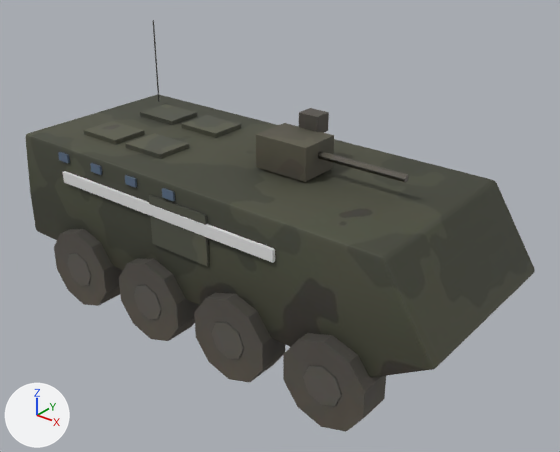
Two versions of the glTF model www/field/models/stryker.glb, one commit apart.
Both versions are drawn from a camera (50 mm lens) standing at (6.36, -7.5, 6.16) and looking at (0.33, 0.03, 1.49). Every picture has the same lights, and +X, +Y and +Z are marked at lower left. The first picture is the older version. Where no turn or scale is listed for an object, it has been applied to the vertices. Vertices at exactly the same position are counted once.

In view in the first picture: 'g_stryker_gun', 'g_stryker_hull', 'g_stryker_turret'.
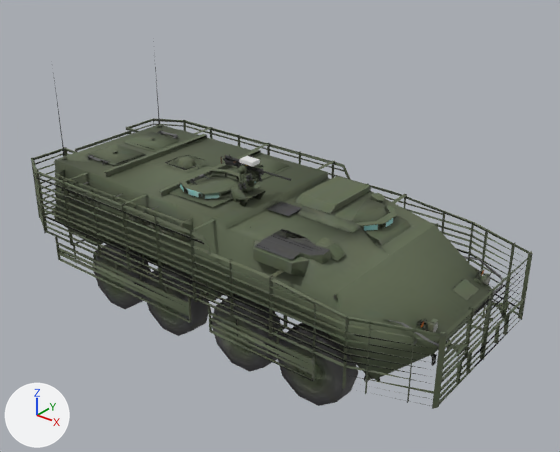
Boxes [x1, y1, x2, y2] around the edits, measured in the pictures (560 x 452 px):
'g_stryker_hull', reshaped (11% shorter)
    before: [25, 20, 535, 432]
    after: [31, 41, 533, 409]
'g_stryker_turret', reshaped, moved (10% narrower, 47% shorter)
    before: [256, 108, 334, 182]
    after: [221, 154, 291, 193]
'g_stryker_gun', deleted
    before: [318, 151, 409, 182]
part 1 of me_hull_095, rebuilt (14% narrower, 11% shorter)
    before: [25, 94, 535, 378]
    after: [55, 125, 491, 379]
part 2 of me_hull_095, rebuilt (21% narrower, 13% shorter)
    before: [194, 293, 285, 383]
    after: [212, 294, 284, 372]
part 3 of me_hull_095, rebuilt (18% narrower, 13% shorter)
    before: [119, 258, 200, 341]
    after: [143, 264, 209, 336]
part 4 of me_hull_095, deleted
    before: [58, 20, 241, 201]
part 5 of me_hull_095, cut back
    before: [54, 171, 386, 432]
    after: [31, 41, 533, 409]
part 6 of me_куб_5739, added
    after: [239, 156, 260, 167]
part 7 of me_куб_5739, cut back
    before: [256, 108, 334, 182]
    after: [221, 154, 291, 193]

Diff of the bpy script that builds the scene:
```diff
--- a/www/field/models/stryker.glb.py
+++ b/www/field/models/stryker.glb.py
@@ me_hull_095 @@
-me_hull_095.from_pydata(...)  # 524 vertices, 904 faces; spans x -3.5..3.48, y -1.53..1.53, z 0.0..3.75
-me_hull_095.materials.append(mat_g_g_stryker_hull_green)  # picture img_g_stryker_hull_green
-me_hull_095.materials.append(mat_accent)  # white #e7e7e7
+me_hull_095.from_pydata(...)  # 4613 vertices, 7856 faces; spans x -3.47..3.47, y -1.53..1.53, z 0.0..3.49
+# me_hull_095 part 1: the loose piece of 68 vertices spanning x -3.5..3.48, y -1.35..1.35, z 0.75..2.4 is rebuilt with 112 vertices and now spans x -3.11..3.19, y -1.32..1.27, z 0.61..1.98, in mat_g_g_stryker_hull_sf (picture img_g_stryker_hull_sf)
+# me_hull_095 part 2: the loose piece of 20 vertices spanning x 0.16..1.3, y -1.52..-1.07, z 0.0..1.2 is rebuilt with 77 vertices and now spans x 0.17..1.22, y -1.3..-0.94, z 0.0..1.01, in mat_g_g_stryker_hull_sf (picture img_g_stryker_hull_sf)
+# me_hull_095 part 3: the loose piece of 20 vertices spanning x -1.3..-0.16, y -1.52..-1.07, z 0.0..1.2 is rebuilt with 77 vertices and now spans x -1.15..-0.09, y -1.3..-0.94, z 0.0..1.01, in mat_g_g_stryker_hull_sf (picture img_g_stryker_hull_sf)
+# me_hull_095 part 4: 15 loose pieces with 136 vertices, spanning x -2.92..2.9, y -1.38..1.38, z 2.01..3.75, are deleted
+# me_hull_095 part 5: 260 vertices removed from x -2.77..2.77, y -1.53..1.53, z 0.0..2.15; 4271 vertices added at x -3.47..3.47, y -1.53..1.53, z 0.0..3.49
+# other edits to the shape of me_hull_095 do not show in these pictures
+me_hull_095.materials.append(mat_g_g_stryker_hull_sf)  # picture img_g_stryker_hull_sf
@@ me_куб_5739 @@
-me_куб_5739.from_pydata(...)  # 16 vertices, 24 faces; spans x -0.4..0.4, y -0.412..0.412, z 0.0..0.65
-me_куб_5739.materials.append(mat_g_g_stryker_turret_green)  # picture img_g_stryker_turret_green
+me_куб_5739.from_pydata(...)  # 1280 vertices, 2504 faces; spans x -0.457..0.687, y -0.229..0.229, z 0.0..0.45
+# me_куб_5739 part 6: a new loose piece, a box spanning x -0.097..0.123, y -0.082..0.066, z 0.4..0.45, in mat_accent (white #e7e7e7)
+# me_куб_5739 part 7: 16 vertices removed from x -0.4..0.4, y -0.412..0.412, z 0.0..0.65; 1272 vertices added at x -0.457..0.687, y -0.229..0.229, z 0.0..0.435
+me_куб_5739.materials.append(mat_g_g_stryker_turret_sf)  # picture img_g_stryker_turret_sf
+me_куб_5739.materials.append(mat_accent)  # white #e7e7e7
@@ ob_g_stryker_turret @@
 ob_g_stryker_turret = bpy.data.objects.new('g_stryker_turret', me_куб_5739)
-ob_g_stryker_turret.location = (0.6, 0.11, 2.43)
+ob_g_stryker_turret.location = (0.2, -0.44, 2.13)
@@ ob_g_stryker_gun @@
-ob_g_stryker_gun = bpy.data.objects.new('g_stryker_gun', me_цилиндр_4028)
```
